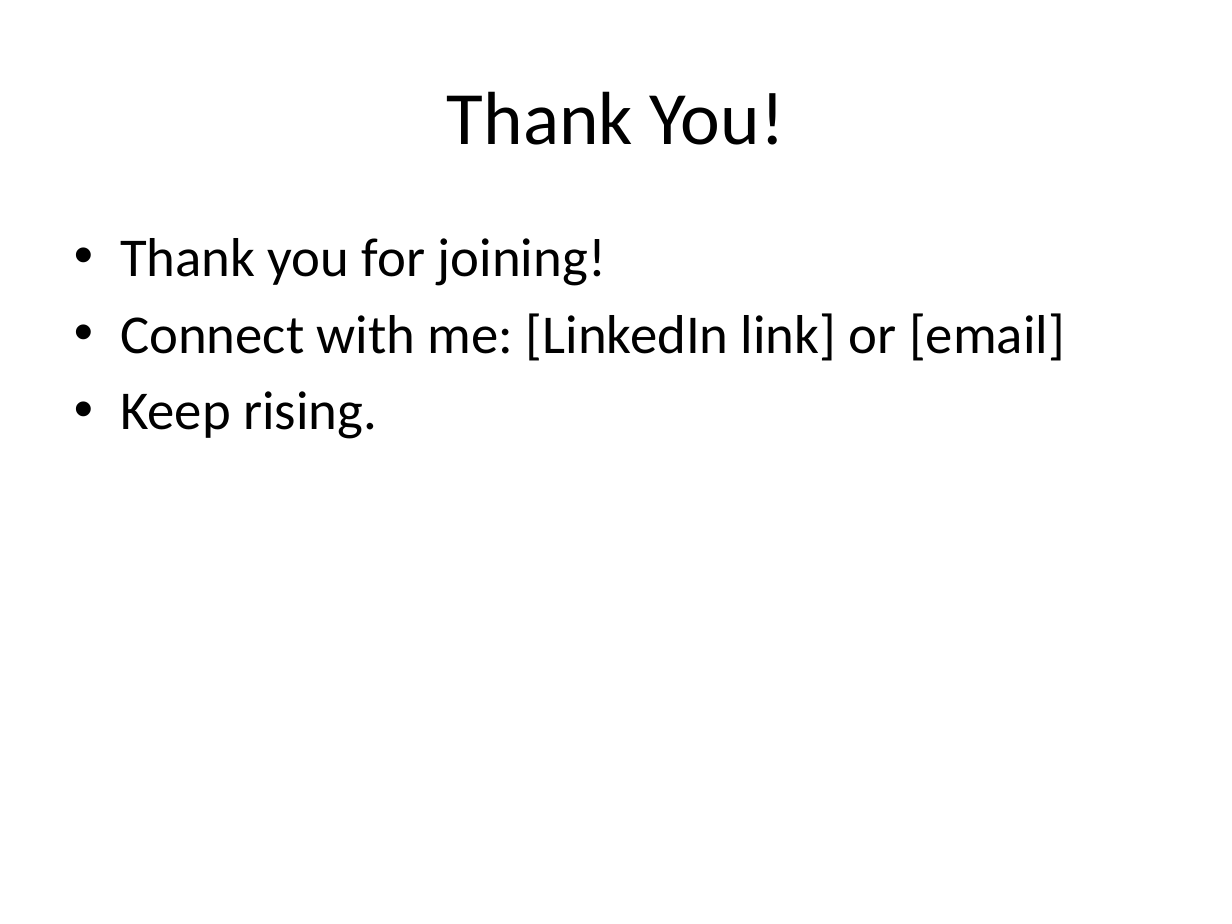
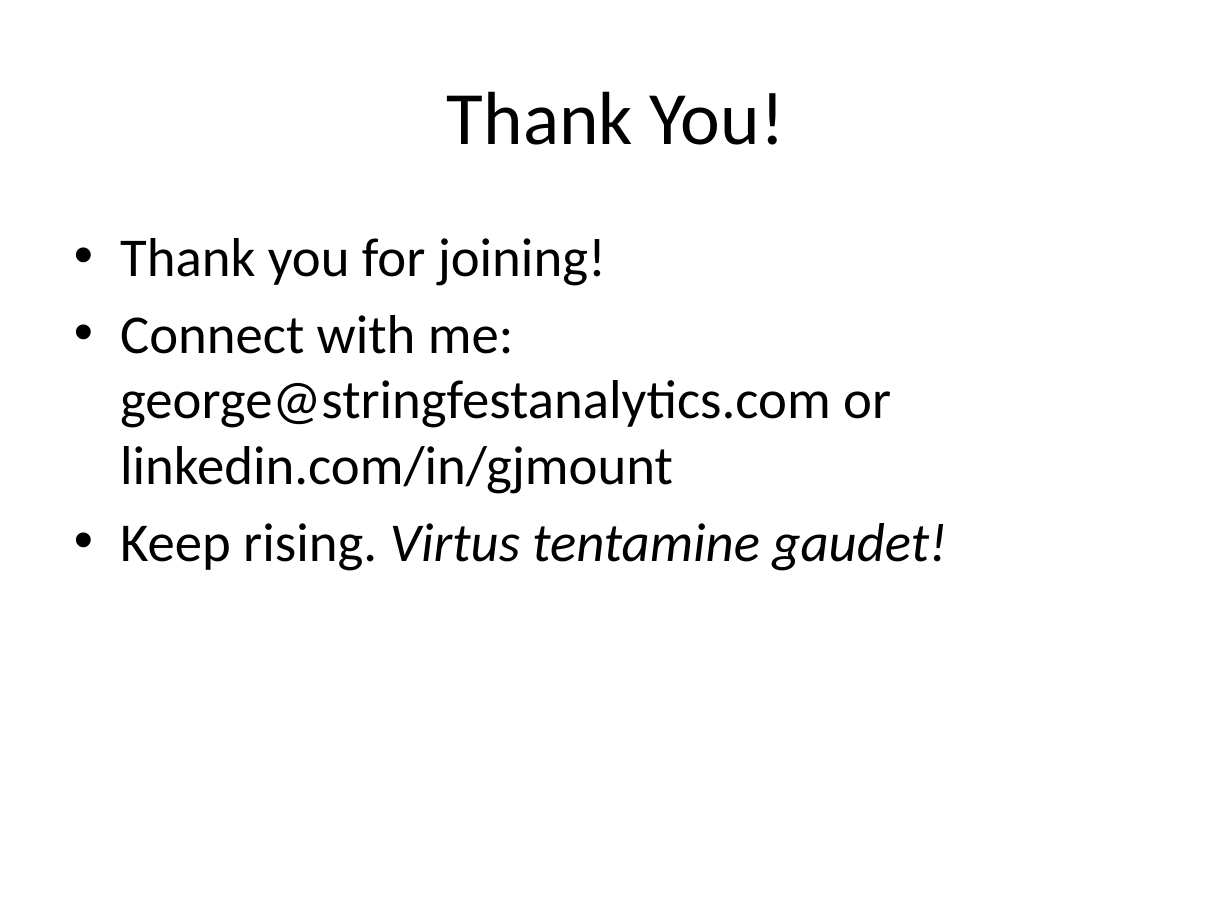
Before and after one commit to stringfestdata/hillsdale-networking-101, a slide deck: slide 13 of networking-as-self-governance.pptx. Drawn at 1232x924 pixels with LibreOffice and Linux fonts; fonts in the diff are those of the drawing. Boxes give left, top, right and bottom in pixels: in the first picture for what was removed or moved away, otherwise in the second. Text is boxed around its words. In the diff, an @@ line names an element or a change of style, - is before the commit and + after.

```diff
--- a/networking-as-self-governance.pptx
+++ b/networking-as-self-governance.pptx
@@ text at (x1=120, y1=315, x2=947, y2=571): text changed @@
-• Connect with me: [LinkedIn link] or [email]
-• Keep rising.
+• Connect with me: george@stringfestanalytics.com or linkedin.com/in/gjmount
+• Keep rising. Virtus tentamine gaudet!
```
Also in this commit, not shown: 10 other slides changed, 1 slide added, 1 slide removed, 2 other files.
